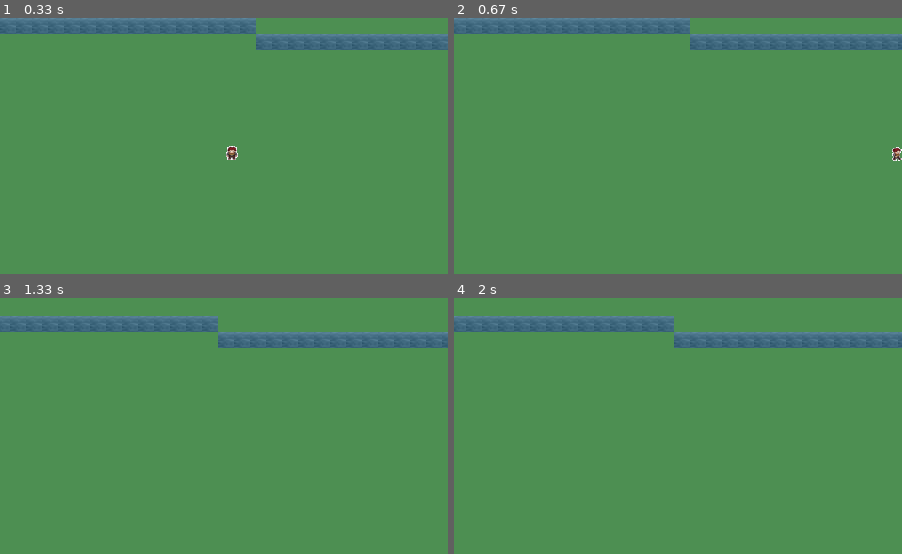
Above: before the commit, frames 1-4 (two rows, left to right).
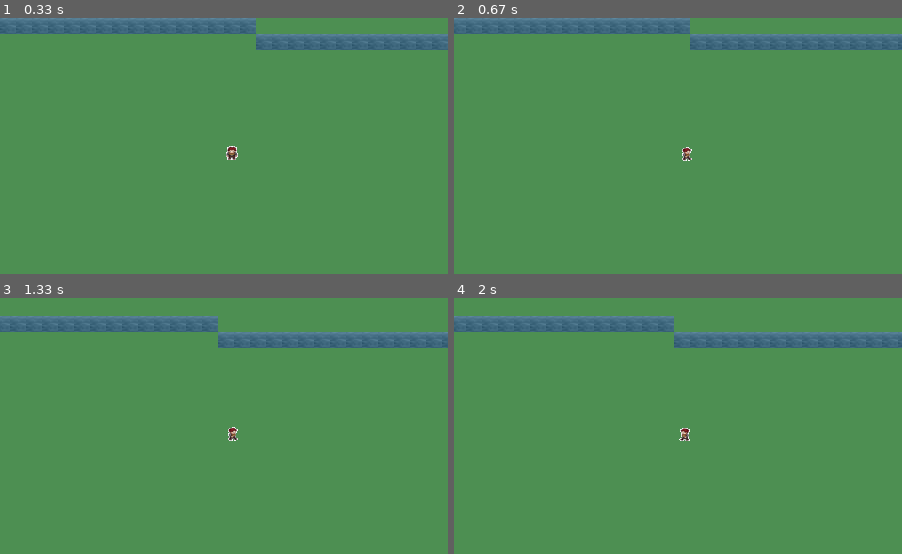
Above: after the commit, the same moments.

Repository: lilgmills/GameMaster
Game: pygame game, started from wraparound-tilemap.py
The game is run twice, just before and just after one commit, with the same random seed, the same clock (stepped at 60 frames per second) and the same inputs.
Inputs:
- Up to frame 1 (0.33 s): no input
- Up to frame 2 (0.67 s): hold Right from 0.33 s (still down)
- Up to frame 3 (1.33 s): release Right at 0.8 s; hold Up 0.83-1.13 s; hold Right from 1.17 s (still down)
- Up to frame 4 (2 s): release Right at 1.63 s; hold Left from 1.67 s (still down)

Frame 1 is identical in both runs. In frame 2, 0.2% of the frame differs, in the area x 50-100%, y 50-56%; in frame 3, 0.1%; in frame 4, 0.1%.

Commit message:
Update wraparound-tilemap.py
Still renders wrong because of an index swap somewhere

Diff:
--- a/wraparound-tilemap.py
+++ b/wraparound-tilemap.py
@@ -106,7 +106,7 @@
         except:
             pass
         globe.view(screen, [0,0], self.coordinate[:2])
-        guy.view(screen, self.coordinate[:2])
+        guy.view(screen)
 
     def coordinate_update(self, velocity):
         self.coordinate[0] -= velocity[0]
@@ -142,7 +142,7 @@
 
         self.sprite = 'data/sprite-7-small.png'
 
-    def view(self, screen, camera_coordinate):
+    def view(self, screen, camera_coordinate = [0,0]):
         self.position[0] -= camera_coordinate[0]
         self.position[1] -= camera_coordinate[1] ##you are flagrantly misusing model and view representation here
         self.screen = screen
@@ -165,7 +165,7 @@
 
         if self.orientation is not None:
             return velocity[orientation], self.sprite_sheet[orientation]
-        else: return [0,0], 'data/sprite-7-small.png'
+        else: return [0,0], self.sprite
 
     def update_position(self, velocity = None):
         self.position[0] += 0#self.velocity[0]
@@ -200,6 +200,7 @@
         self.viewable_tiles = self.tilemap[origin[1]:origin[1] + self.Globe_Height, origin[0]:origin[0] + self.Globe_Width] # this is awful and confusing but too bad!
 
     def create_viewing_window(self, camera_coordinate = [0,0]):
+        self.drawing_head = camera_coordinate
         for row in self.viewable_tiles:
             for ID in row:
                 if ID not in self.raw_bytes_dict:
@@ -260,6 +261,7 @@
 
     if keyup:
         main_guy.velocity = [0, 0]
+        main_guy.move()
 
 
 
